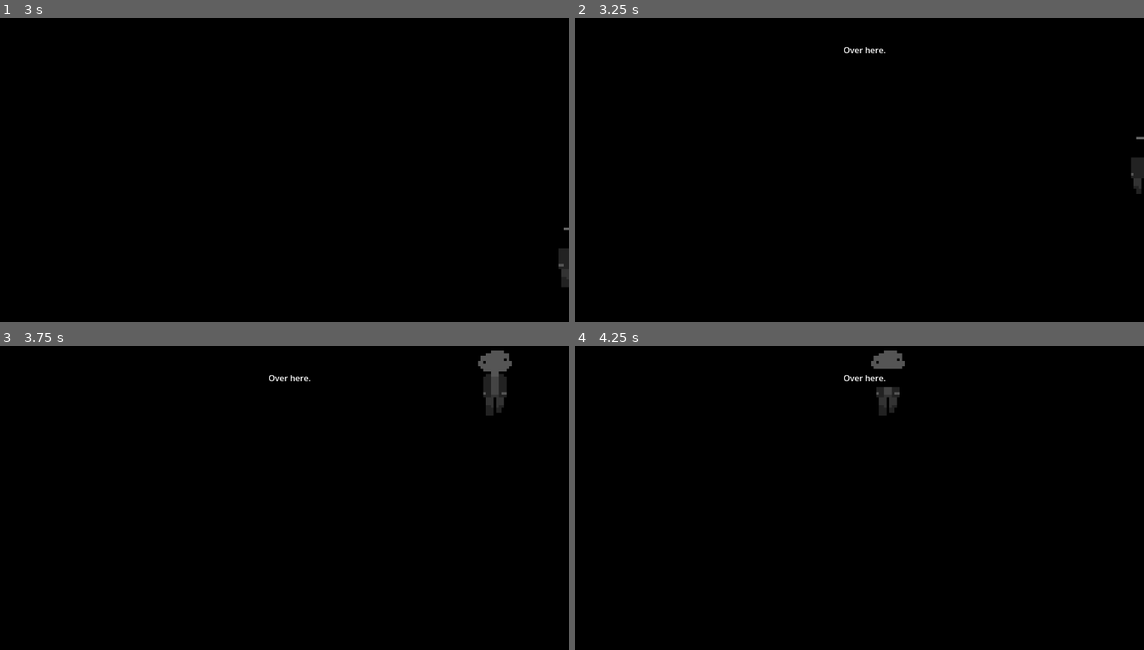
Above: before the commit, frames 1-4 (two rows, left to right).
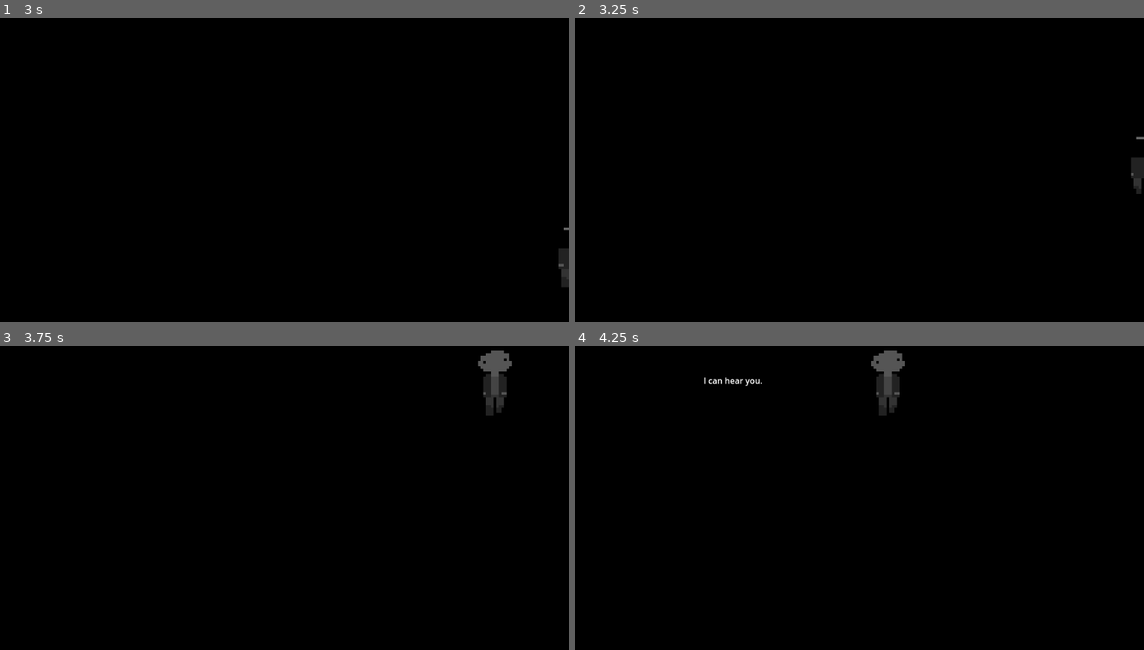
Above: after the commit, the same moments.

Repository: kbg2201/BUD-Team
Game: Godot game, scene res://main.tscn
Same seed, same stepped clock (60 frames per second), same inputs: the game is played once before the commit and once after it.
Inputs:
- Up to frame 1 (3 s): tap Enter at 0.5 s; hold D (move_right) 0.53-1.28 s; hold S (move_down) 1.28-2.03 s; hold D (move_right) 2.03-2.78 s; tap Space at 2.75 s; hold W (move_up) from 2.78 s (still down)
- Up to frame 2 (3.25 s): keep holding W (move_up)
- Up to frame 3 (3.75 s): release W (move_up) at 3.53 s; hold A (move_left) from 3.53 s (still down)
- Up to frame 4 (4.25 s): keep holding A (move_left)

Frame 1 is identical in both runs. In frame 2, less than 0.1% of the frame differs, in the area x 47-55%, y 9-12%; in frame 3, less than 0.1%; in frame 4, 0.4%, in the area x 22-58%, y 7-14%.

Commit message:
started on lucy

Diff:
--- a/bloody-unicorn/lucy.tscn
+++ b/bloody-unicorn/lucy.tscn
@@ -1,39 +1,7 @@
-[gd_scene load_steps=2 format=3 uid="uid://dlpavsu6heed3"]
+[gd_scene format=3 uid="uid://b2o6f4fmubxh5"]
 
-[ext_resource type="Script" path="res://lucy.gd" id="1_0d37c"]
+[node name="Lucy" type="Area2D"]
 
-[node name="Lucy" type="CanvasLayer"]
-script = ExtResource("1_0d37c")
+[node name="AnimatedSprite2D" type="AnimatedSprite2D" parent="."]
 
-[node name="LucyVoice" type="Label" parent="."]
-z_index = 2
-anchors_preset = 8
-anchor_left = 0.5
-anchor_top = 0.5
-anchor_right = 0.5
-anchor_bottom = 0.5
-offset_left = -82.0
-offset_top = -11.5
-offset_right = 82.0
-offset_bottom = 11.5
-grow_horizontal = 2
-grow_vertical = 2
-horizontal_alignment = 1
-vertical_alignment = 2
-
-[node name="BlackBcgdMap" type="ColorRect" parent="LucyVoice"]
-visible = false
-z_index = -1
-layout_mode = 1
-anchors_preset = 8
-anchor_left = 0.5
-anchor_top = 0.5
-anchor_right = 0.5
-anchor_bottom = 0.5
-offset_left = -125.0
-offset_top = -17.5
-offset_right = 125.0
-offset_bottom = 17.5
-grow_horizontal = 2
-grow_vertical = 2
-color = Color(0, 0, 0, 1)
+[node name="CollisionShape2D" type="CollisionShape2D" parent="."]
--- /dev/null
+++ b/bloody-unicorn/lucyvoice.tscn
@@ -0,0 +1,39 @@
+[gd_scene load_steps=2 format=3 uid="uid://dlpavsu6heed3"]
+
+[ext_resource type="Script" path="res://lucy.gd" id="1_0d37c"]
+
+[node name="LucyVoice" type="CanvasLayer"]
+script = ExtResource("1_0d37c")
+
+[node name="LucyVoice" type="Label" parent="."]
+z_index = 2
+anchors_preset = 8
+anchor_left = 0.5
+anchor_top = 0.5
+anchor_right = 0.5
+anchor_bottom = 0.5
+offset_left = -82.0
+offset_top = -11.5
+offset_right = 82.0
+offset_bottom = 11.5
+grow_horizontal = 2
+grow_vertical = 2
+horizontal_alignment = 1
+vertical_alignment = 2
+
+[node name="BlackBcgdMap" type="ColorRect" parent="LucyVoice"]
+visible = false
+z_index = -1
+layout_mode = 1
+anchors_preset = 8
+anchor_left = 0.5
+anchor_top = 0.5
+anchor_right = 0.5
+anchor_bottom = 0.5
+offset_left = -125.0
+offset_top = -17.5
+offset_right = 125.0
+offset_bottom = 17.5
+grow_horizontal = 2
+grow_vertical = 2
+color = Color(0, 0, 0, 1)
--- a/bloody-unicorn/main.tscn
+++ b/bloody-unicorn/main.tscn
@@ -2,7 +2,7 @@
 
 [ext_resource type="Script" path="res://main.gd" id="1_jqwt7"]
 [ext_resource type="PackedScene" uid="uid://boorxy8t6uaci" path="res://player.tscn" id="2_31q2a"]
-[ext_resource type="PackedScene" uid="uid://dlpavsu6heed3" path="res://lucy.tscn" id="3_rwd7k"]
+[ext_resource type="PackedScene" uid="uid://dlpavsu6heed3" path="res://lucyvoice.tscn" id="3_rwd7k"]
 [ext_resource type="Texture2D" uid="uid://dr00rxwtmay7l" path="res://assets/img/bgblack.jpg" id="4_edq15"]
 
 [node name="Main" type="Node"]
@@ -10,7 +10,7 @@
 
 [node name="Player" parent="." instance=ExtResource("2_31q2a")]
 
-[node name="Lucy" parent="." instance=ExtResource("3_rwd7k")]
+[node name="LucyVoice" parent="." instance=ExtResource("3_rwd7k")]
 
 [node name="TextureRect" type="TextureRect" parent="."]
 z_index = -2
Binary file added: bloody-unicorn/art/Lucy_v2.png
Not shown, added: bloody-unicorn/art/Lucy_v2.png.import
